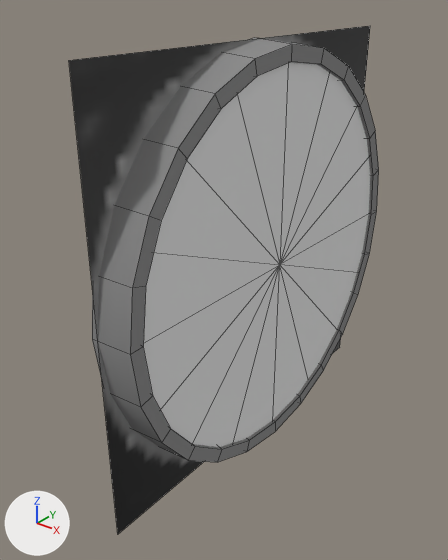
The Blender file Panels/Instruments-3d/flaps_ind/flaps.blend, before and after one commit.
Before and after are seen from a 50 mm camera at (0.0313, -0.0419, 0.0226) aimed at (0.0001, -0.0029, -0.0015). Lighting does not change. The marker at lower left points along +X, +Y and +Z. Mesh edges are drawn as thin lines.

In view in the first picture: 'back', 'bezel', 'glass'.
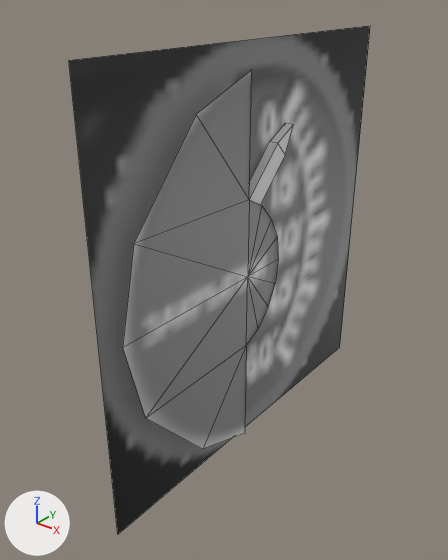
Commit message: Flaps indicator

Boxes (x1, y1, x2, y2) around the edits, measured in the pictures (448 x 560 px):
```json
{"object": "glass", "change": "hidden", "before": [143, 62, 370, 447]}
{"object": "bezel", "change": "hidden", "before": [92, 38, 379, 462]}
{"object": "back", "change": "unchanged, uncovered by the edit", "before": [69, 26, 370, 534], "after": [69, 26, 370, 534]}
{"object": "Circle.004", "change": "unchanged, uncovered by the edit", "after": [123, 70, 278, 449]}
{"object": "needle", "change": "unchanged, uncovered by the edit", "after": [249, 123, 294, 205]}
```

Scene script edits in JSON lines:
```json
{"op": "add", "block": "ob_bezel", "code": "ob_bezel.hide_set(True)  # its collection is switched off"}
{"op": "add", "block": "ob_glass", "code": "ob_glass.hide_set(True)  # its collection is switched off"}
```
